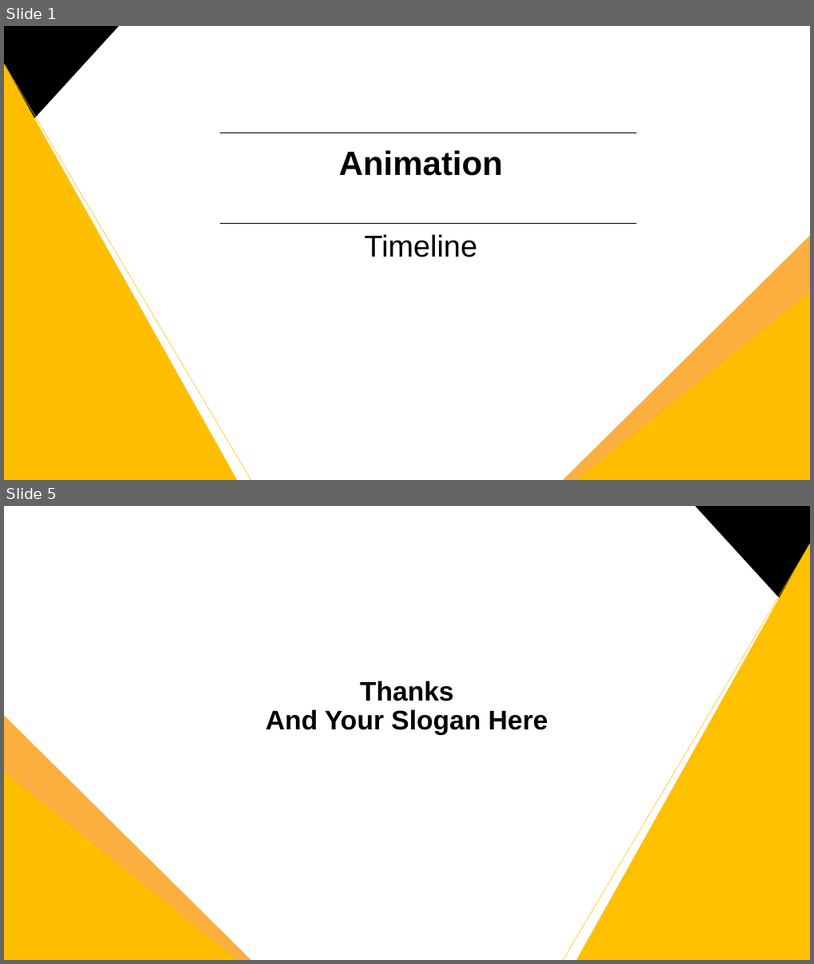
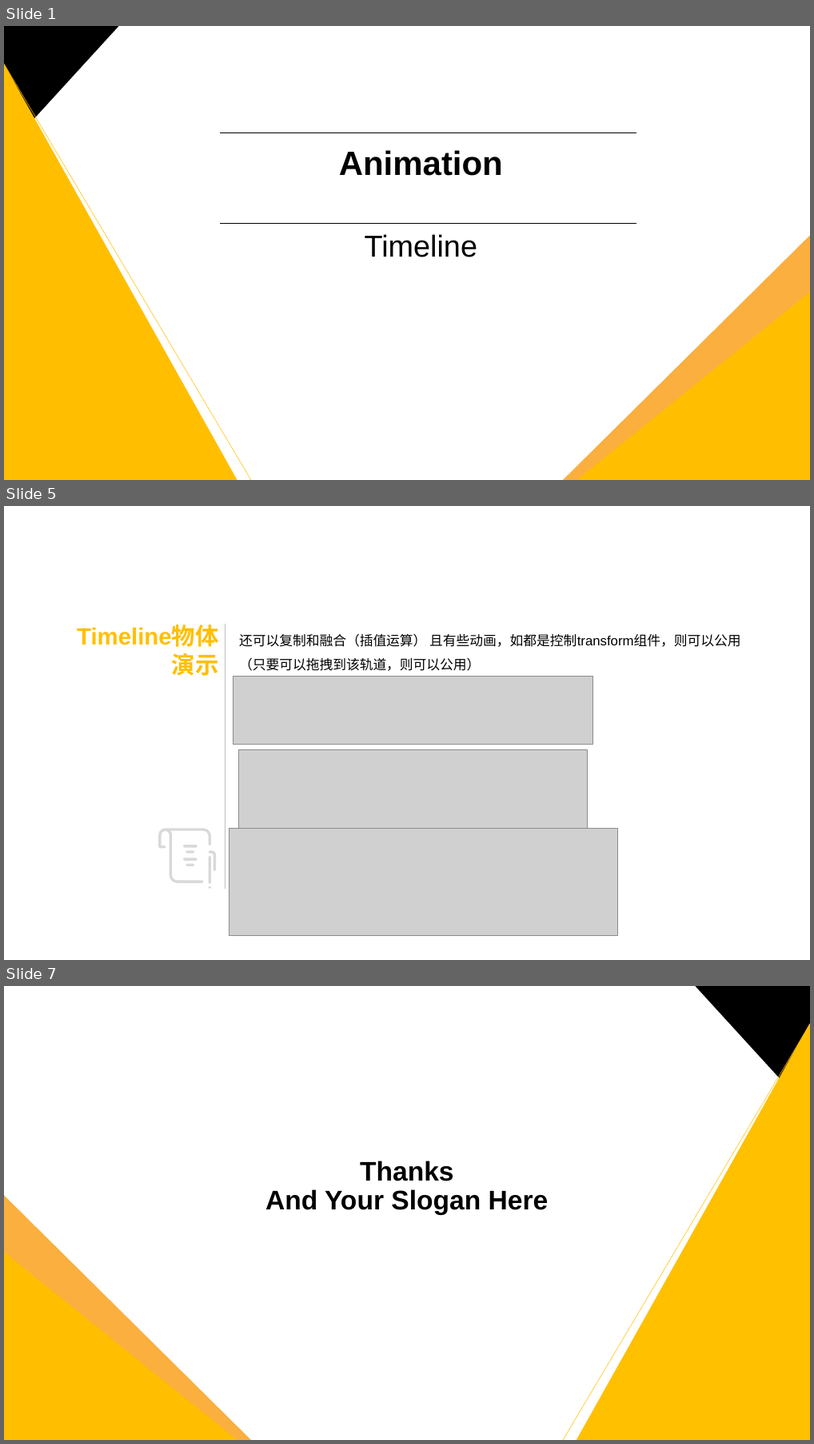
Before and after one commit to ThreePeopleGame/Death, a slide deck: Share/游戏技术分享/Mecanim动画分享/动画之timelime.pptx. Shown one above the other, each under a label of ours: slides 1 and 5 before the commit, slides 1, 5 and 7 after it; the slides between them are not shown. The pictures are 814x964 and 814x1444 pixels, drawn with LibreOffice and Linux fonts; fonts in the diff are those of the drawing; grey boxes stand for pictures; background and template pictures are left out. Boxes give left, top, right and bottom in pixels: in the first picture for what was removed or moved away, otherwise in the second. Text is boxed around its words. In the diff, an @@ line names an element or a change of style, - is before the commit and + after.

```diff
--- a/Share/游戏技术分享/Mecanim动画分享/动画之timelime.pptx
+++ b/Share/游戏技术分享/Mecanim动画分享/动画之timelime.pptx
@@ slide 5 added at (x1=4, y1=506, x2=810, y2=960), background #FFFFFF @@
@@ picture added at (x1=234, y1=676, x2=593, y2=744) @@
@@ picture added at (x1=238, y1=749, x2=587, y2=828) @@
@@ group added at (x1=51, y1=619, x2=741, y2=889): 2 texts, 1 line, 1 freeform shape @@
+还可以复制和融合（插值运算） 且有些动画，如都是控制transform组件，则可以公用（只要可以拖拽到该轨道，则可以公用）
+Timeline物体演示
@@ picture added at (x1=229, y1=828, x2=618, y2=935) @@
@@ what was slide 5 is now slide 7 @@
```
Also in this commit, not shown: 3 slides changed, 1 other slide added, 1 other file.
